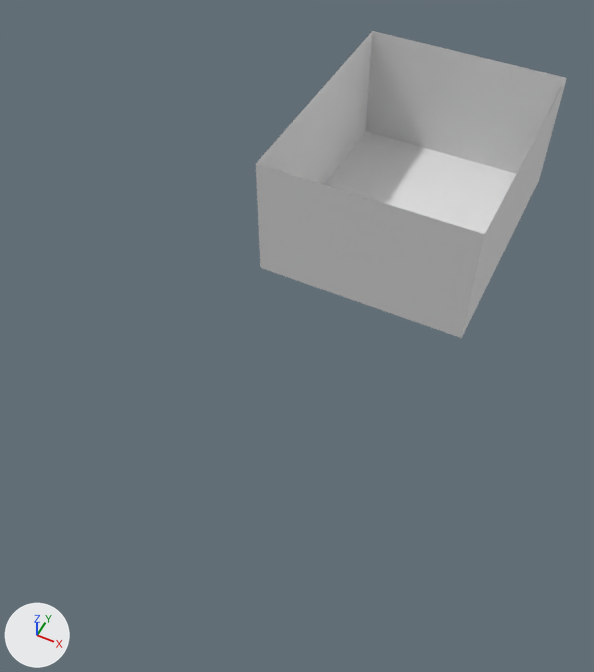
The Blender file public/room.blend as it was, and as the next commit left it.
Both versions are drawn from a 50 mm lens placed at (3.72, -12.38, 10.8), pointed at (-0.41, -4.12, 0.47). Lighting does not change. The marker at lower left points along +X, +Y and +Z. Objects named as collision shapes, trigger or cutter boxes, shadow casters or lower levels of detail are left out.

Names of what the first picture shows: 'room'.
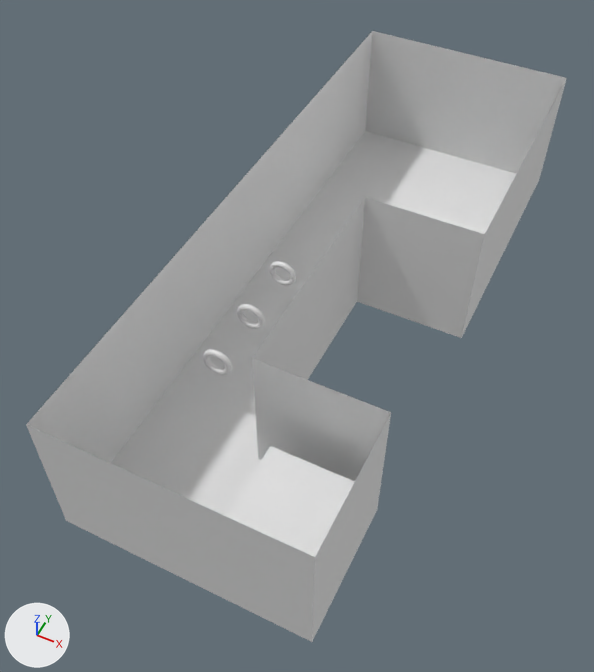
Changed parts and their boxes (x1, y1, x2, y2) in the pictures (594 x 672 px):
'room', reshaped (74% wider, 99% taller)
    before: (256, 31, 567, 338)
    after: (26, 31, 567, 642)
'trigger_2', added
    after: (226, 446, 355, 557)
'golden_ring.002', added
    after: (203, 349, 232, 375)
'golden_ring', added
    after: (237, 304, 265, 329)
'golden_ring.001', added
    after: (269, 261, 296, 286)

The edits, one by one:
me_cube is used by ob_room; location (0.0, 0.0, 0.0).
me_cube had 8 vertices, 5 faces and spanned x -2.0..2.0, y -2.5..2.5, z 0.0..2.4.
me_cube now has 24 vertices, 17 faces and spans x -2.0..2.0, y -8.5..2.5, z 0.0..2.4.
Part 1, on me_cube:
3 faces are deleted.
16 vertices are added at x -2.0..2.0, y -8.5..2.5, z 0.0..2.4.
10 new faces join them, mat_brickspaintedwhite001_3k (its picture is missing).
5 new faces join them, mat_base (its picture is missing).
Mesh me_torus_003 is new.
It is a torus around z (ring radius 1.0, tube radius 0.25) spanning x -1.25..1.25, y -1.25..1.25, z -0.25..0.25.
Mesh me_cube_004 is new.
It is a box spanning x -0.646..0.646, y -0.646..0.646, z -0.646..0.646.
Object 'golden_ring.002' (ob_golden_ring_002) is new; it shows me_torus_003.
Its location is (-1.02, -5.64, 1.09).
Its rotation in degrees is (90, 0, 0).
Its scale is (0.2, 0.2, 0.2).
Object 'golden_ring.001' (ob_golden_ring_001) is new; it shows a copy of me_torus_003.
Its location is (-1.02, -3.46, 1.09).
Its rotation in degrees is (90, 0, 0).
Its scale is (0.2, 0.2, 0.2).
Object 'golden_ring' (ob_golden_ring) is new; it shows a copy of me_torus_003.
Its location is (-1.02, -4.57, 1.09).
Its rotation in degrees is (90, 0, 0).
Its scale is (0.2, 0.2, 0.2).
Object 'trigger_2' (ob_trigger_2) is new; it shows me_cube_004.
Its location is (1.14, -7.41, 0.65).
